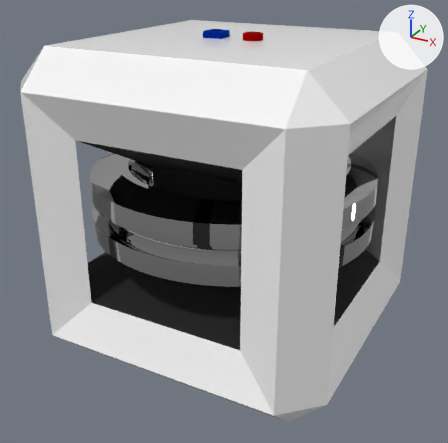
Before and after pictures for a commit that changed the glTF model modules/ARCHEAN_gyroscope/Gyroscope.gltf.
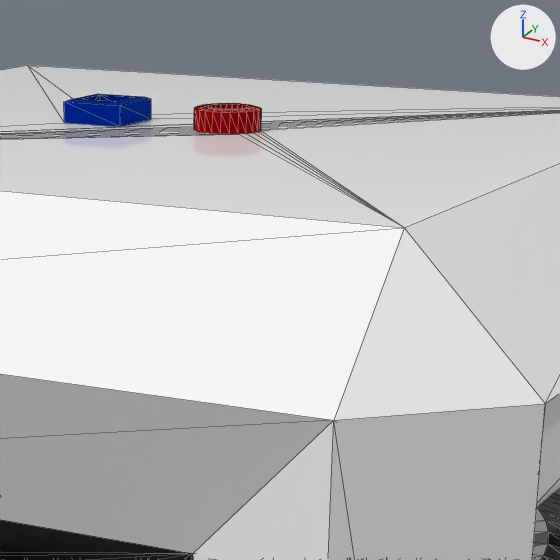
Each version is shown whole from a 50 mm lens placed at (0.906, -1.712, 0.747), pointed at (-0.006, -0.054, -0.082), then close up on the part from 41% to 79% of the width and 0% to 39% of the height. Arrows for +X, +Y and +Z are at upper right; the lights stay in place. The close-ups show mesh edges as thin lines. Where no turn or scale is listed for an object, it has been applied to the vertices. Vertices at the same position are counted once.

The older version as bpy lines, for what is in view:
```python
me_cube_005 = bpy.data.meshes.new('Cube.005')
me_cube_005.from_pydata(...)  # 554 vertices, 1416 faces; spans x -0.5..0.5, y -0.5..0.5, z -0.5..0.521
# faces by material slot: [198, 492, 310, 416]
me_cube_005.materials.append(mat_color1)  # white #ffffff
me_cube_005.materials.append(mat_data_connector)  # blue #003fbc
me_cube_005.materials.append(mat_lv_connector)  # red #bc0000
me_cube_005.materials.append(mat_inside)  # black #191919
me_torus_001 = bpy.data.meshes.new('Torus.001')
me_torus_001.from_pydata(...)  # 896 vertices, 1664 faces; spans x -0.463..0.463, y -0.463..0.463, z 0.0..0.125
# faces by material slot: [1560, 104]
me_torus_001.materials.append(mat_wheel)  # light grey #c9c9c9
me_torus_001.materials.append(mat_wheeltrim)  # dark grey #4e4e4e
ob_cube = bpy.data.objects.new('Cube', me_cube_005)
ob_cube.location = (0.0, 0.0, 0.0)
ob_torus2 = bpy.data.objects.new('Torus2', me_torus_001)
ob_torus2.location = (0.0, 0.0, 0.0)
```
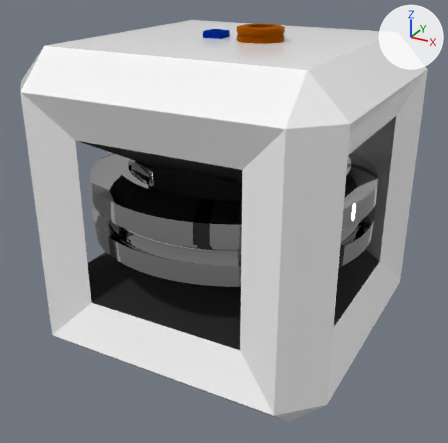
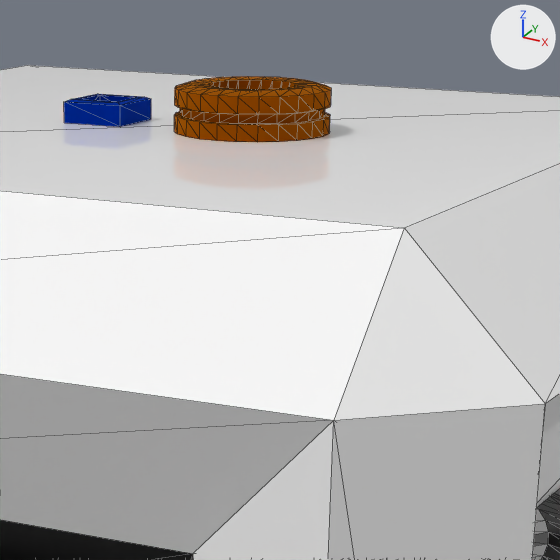
Changed parts and their boxes (x1, y1, x2, y2) in the close-ups (560 x 560 px):
```json
{"part": 1, "of": "me_cube_005", "change": "added", "after": [174, 76, 331, 142]}
```

Scene script edits in JSON lines:
```json
{"op": "add", "block": "mat_hv_connector", "code": ["mat_hv_connector = principled_material('hv-connector')", "mat_hv_connector.base_color = (0.5, 0.15, 0.0)  # orange #bc6c00", "mat_hv_connector.metallic = 1.0", "mat_hv_connector.roughness = 1.0"]}
{"block": "me_cube_005", "where": "# used by ob_cube; location = (0.0, 0.0, 0.0)"}
{"op": "remove", "block": "me_cube_005", "code": "me_cube_005.from_pydata(...)  # 554 vertices, 1416 faces; spans x -0.5..0.5, y -0.5..0.5, z -0.5..0.521"}
{"op": "add", "block": "me_cube_005", "code": "me_cube_005.from_pydata(...)  # 660 vertices, 1318 faces; spans x -0.5..0.5, y -0.5..0.5, z -0.5..0.542"}
{"block": "me_cube_005", "change": "me_cube_005 part 1: a new loose piece of 360 vertices spanning x 0.017..0.157, y -0.07..0.07, z 0.5..0.542, in mat_hv_connector (orange #bc6c00)"}
{"op": "remove", "block": "me_cube_005", "code": "me_cube_005.materials.append(mat_lv_connector)  # red #bc0000"}
{"op": "add", "block": "me_cube_005", "code": "me_cube_005.materials.append(mat_hv_connector)  # orange #bc6c00"}
```
